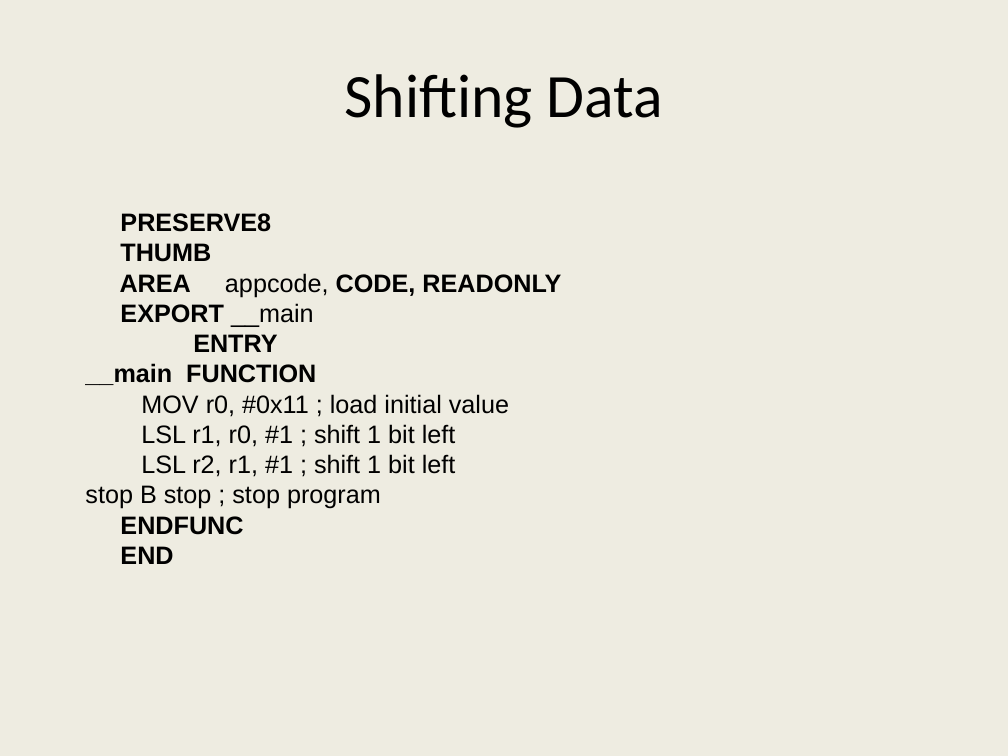
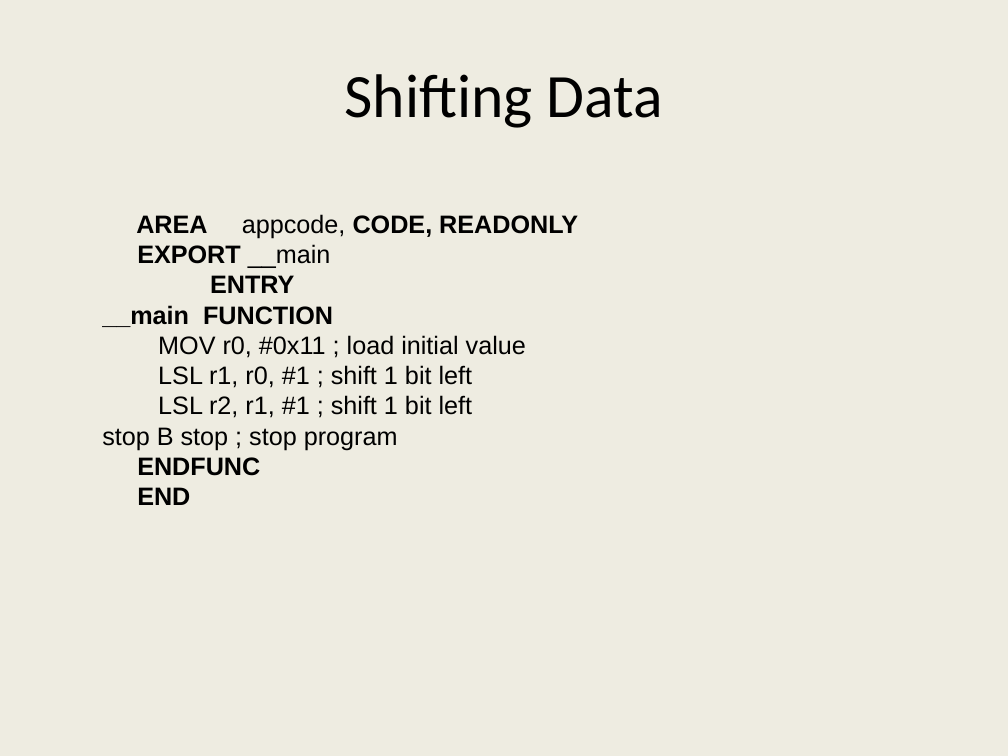
Before and after one commit to girishsukukumar/ARM-Architecture, a slide deck: slide 11 of Module-5.pptx (slide 4 before the commit). Drawn at 1008x756 pixels with LibreOffice and Linux fonts; fonts in the diff are those of the drawing. Boxes give left, top, right and bottom in pixels: in the first picture for what was removed or moved away, otherwise in the second. Text is boxed around its words. In the diff, an @@ line names an element or a change of style, - is before the commit and + after.

```diff
--- a/Module-5.pptx
+++ b/Module-5.pptx
@@ text "AREA appcode, CODE, READONLY" moved from (x1=85, y1=213, x2=561, y2=564) to (x1=102, y1=214, x2=578, y2=505) @@
@@ text at (x1=120, y1=213, x2=271, y2=262): paragraphs removed @@
-PRESERVE8
-THUMB
```
Also in this commit, not shown: 3 other slides changed, 16 slides added.
